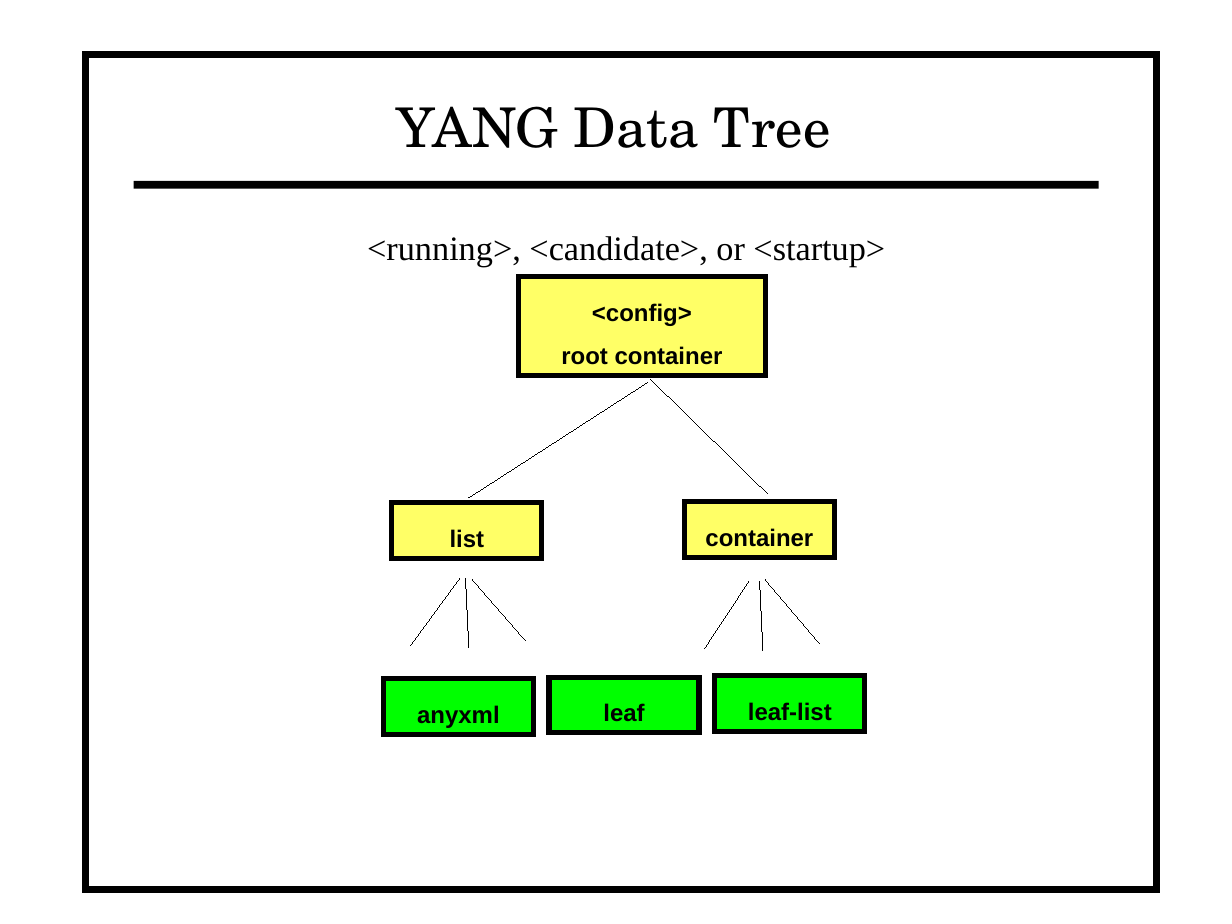
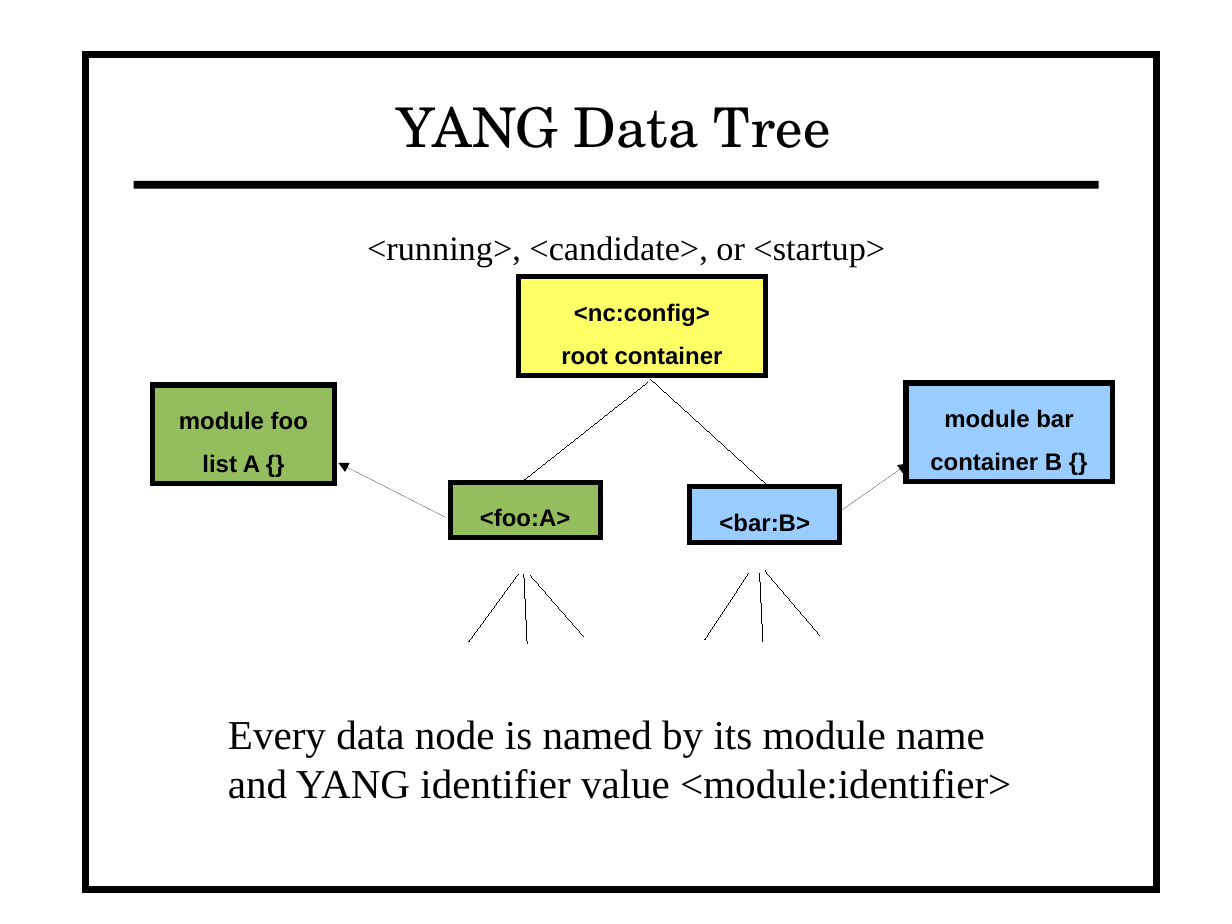
Before and after one commit to vlvassilev/yuma123, a slide deck: slide 1 of netconf/doc/netconfcentral_slides/data_tree.odp. Drawn at 1232x924 pixels with LibreOffice and Linux fonts; fonts in the diff are those of the drawing. Boxes give left, top, right and bottom in pixels: in the first picture for what was removed or moved away, otherwise in the second. Text is boxed around its words. In the diff, an @@ line names an element or a change of style, - is before the commit and + after.

```diff
--- a/netconf/doc/netconfcentral_slides/data_tree.odp
+++ b/netconf/doc/netconfcentral_slides/data_tree.odp
@@ text in rectangle at [561, 303, 723, 365]: text changed @@
-<config>
-root container
+<nc:config>
+root container
@@ rectangle added at [153, 386, 334, 484], fill #94BD5E, outline #000000 3 pt, 14 pt, text #000000, bold @@
+module foo
+list A {}
@@ line moved from (648, 382) - (469, 498) to (648, 382) - (524, 480) @@
@@ line moved from (650, 379) - (768, 493) to (650, 379) - (766, 483) @@
@@ rectangle added at [906, 383, 1111, 482], fill #99CCFF, outline #000000 3 pt, 14 pt, text #000000, bold @@
+module bar
+container B {}
@@ arrow added from (445, 517) to (339, 463), #000000 0 pt @@
@@ arrow added from (841, 510) to (908, 463), #000000 0 pt @@
@@ rectangle removed at [392, 503, 542, 558] @@
-list
@@ rectangle added at [450, 482, 600, 537], fill #94BD5E, outline #000000 3 pt, 14 pt, text #000000, bold @@
+<foo:A>
@@ rectangle removed at [685, 501, 835, 557] @@
-container
@@ rectangle added at [690, 487, 840, 542], fill #99CCFF, outline #000000 3 pt, 14 pt, text #000000, bold @@
+<bar:B>
@@ line moved from (472, 579) - (526, 641) to (519, 574) - (468, 642) @@
@@ line moved from (466, 579) - (469, 647) to (524, 575) - (527, 643) @@
@@ line moved from (460, 578) - (410, 646) to (531, 575) - (584, 637) @@
@@ 3 lines: place and size @@
-3 lines at [705, 579, 819, 650]
+3 lines at [705, 570, 819, 642]
@@ rectangle removed at [383, 679, 533, 734] @@
-anyxml
@@ rectangle removed at [549, 678, 700, 733] @@
-leaf
@@ rectangle removed at [715, 675, 865, 731] @@
-leaf-list
@@ text added at [228, 720, 1011, 799], 24 pt, text #000000 @@
+Every data node is named by its module name
+and YANG identifier value <module:identifier>
```
Also in this commit, not shown: 20 other files.
